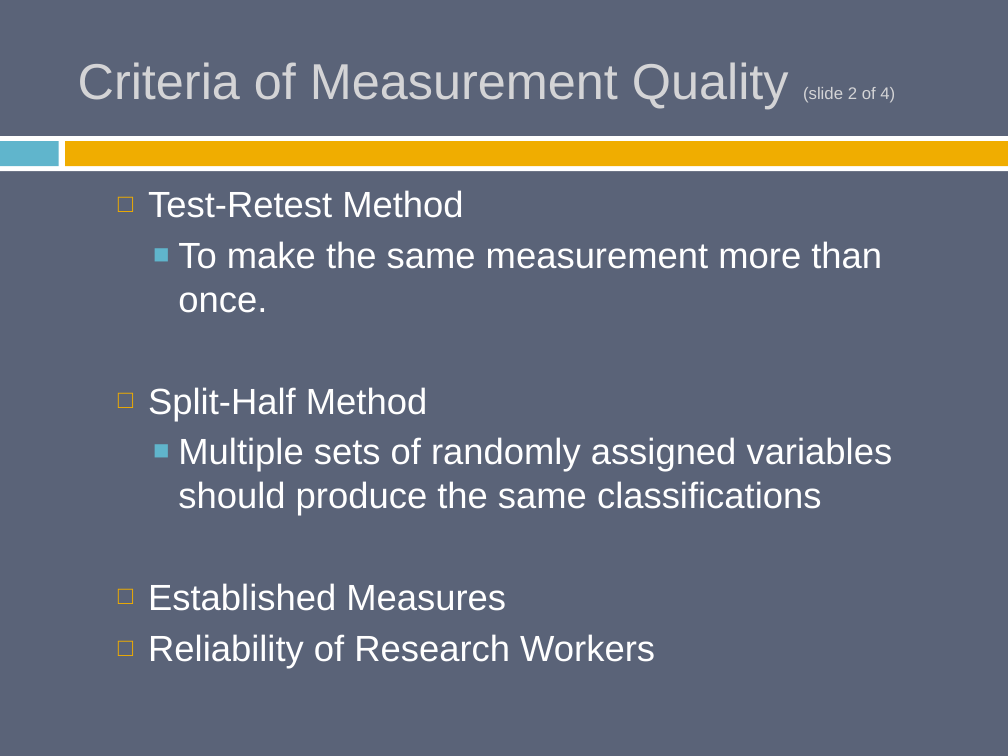
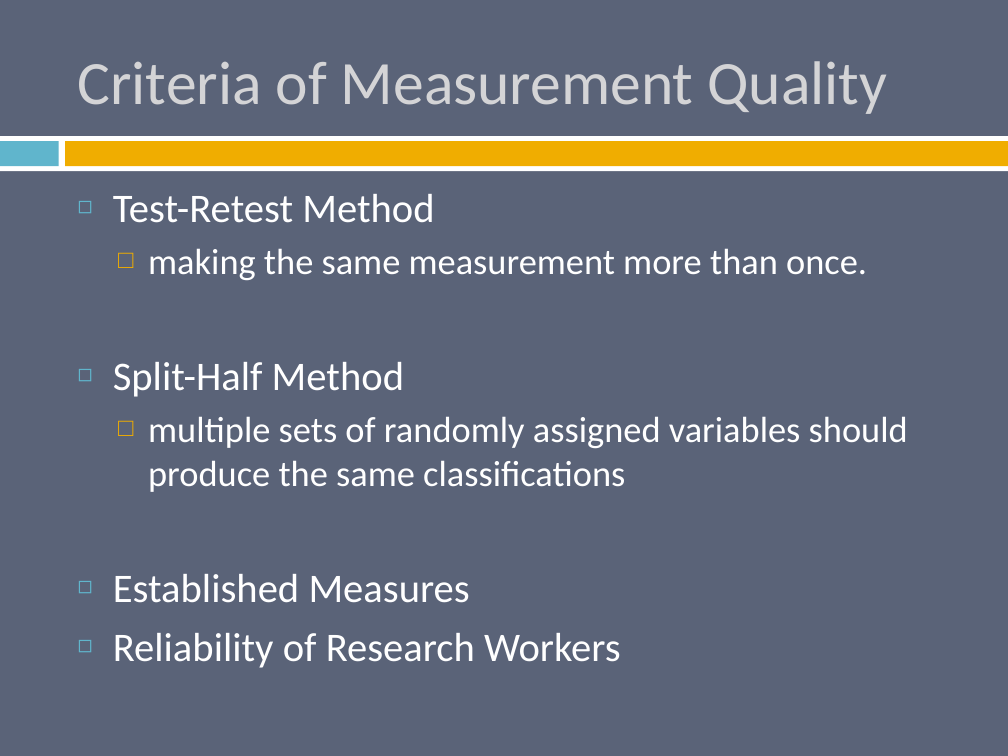
Before and after one commit to burrelvannjr/methods_csuf, a slide deck: slide 30 of ppts/Chapter 5 Slides.pptx (slide 23 before the commit). Drawn at 1008x756 pixels with LibreOffice and Linux fonts; fonts in the diff are those of the drawing. Boxes give left, top, right and bottom in pixels: in the first picture for what was removed or moved away, otherwise in the second. Text is boxed around its words. In the diff, an @@ line names an element or a change of style, - is before the commit and + after.

```diff
--- a/ppts/Chapter 5 Slides.pptx
+++ b/ppts/Chapter 5 Slides.pptx
@@ title at [78, 61, 887, 114]: text changed; size 36 to 44 pt; font Arial to Calibri @@
-Criteria of Measurement Quality (slide 2 of 4)
+Criteria of Measurement Quality
@@ text at [113, 194, 621, 668]: size 26 to 29 pt, font Arial to Calibri in "Test-Retest Method", "Split-Half Method", "Established Measures", "Reliability of Research Workers"; bullet □ to ◻; list level 2 to 1 in "Test-Retest Method"; bullet colour #F0AD00 to #60B5CC; list level 2 to 1 in "Split-Half Method"; list level 2 to 1 in "Established Measures"; list level 2 to 1 in "Reliability of Research Workers" @@
@@ text at [148, 248, 867, 280]: text changed; font Arial to Calibri @@
-    ■ To make the same measurement more than once.
+  □ making the same measurement more than once.
@@ text at [148, 416, 908, 492]: text changed; font Arial to Calibri @@
-    ■ Multiple sets of randomly assigned variables should produce the same classifications
+  □ multiple sets of randomly assigned variables should produce the same classifications
```
Also in this commit, not shown: 26 other slides changed, 18 slides added, 2 slides removed, 67 other files.
